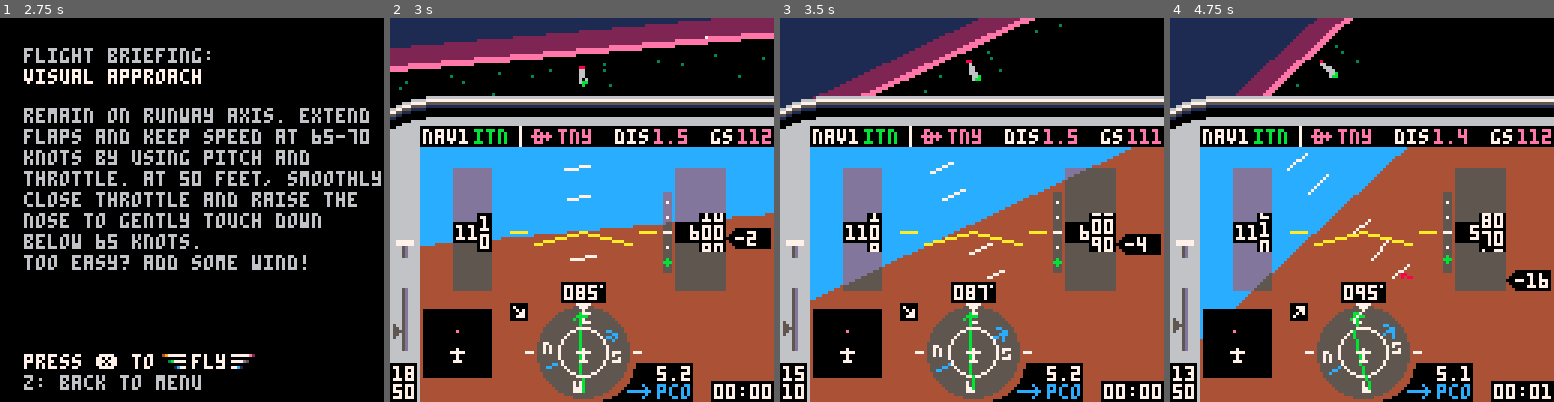
Above: before the commit, frames 1-4 (left to right).
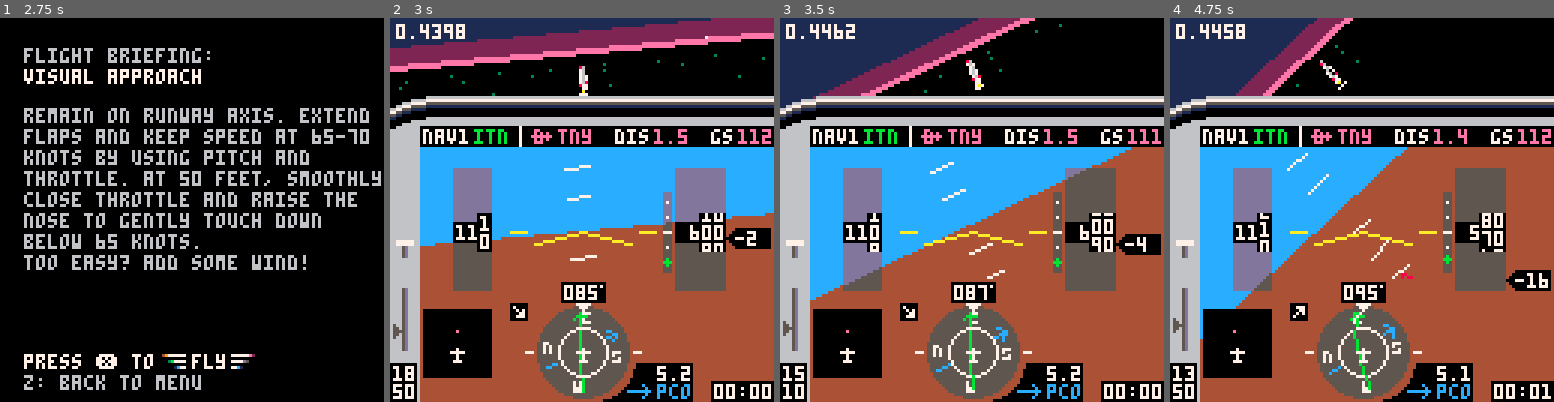
Above: after the commit, the same moments.

Repository: freds72/tiny_sim
Game: PICO-8 cartridge carts/tinysim.p8
Same seed, same stepped clock (60 frames per second), same inputs: the game is played once before the commit and once after it.
Inputs:
- Up to frame 1 (2.75 s): tap O (Z key) at 0.33, 0.7, 1.43, 2.22 s; tap X (X key) at 1.07, 2.07, 2.4, 2.73 s; hold Left 1.97-2.37 s; hold Down from 2.42 s (still down)
- Up to frame 2 (3 s): release Down at 2.82 s; hold Right from 2.87 s (still down)
- Up to frame 3 (3.5 s): keep holding Right; tap X (X key) at 3.07, 3.4 s; tap O (Z key) at 3.1 s
- Up to frame 4 (4.75 s): release Right at 3.53 s; hold Up 3.58-4.08 s; tap X (X key) every 0.33 s from 3.73 to 4.73 s; tap O (Z key) at 3.98 s; hold Right 4.13-4.53 s; hold Down from 4.58 s (still down)

Frame 1 is identical in both runs. In frame 2, 0.5% of the frame differs, in the area x 1-52%, y 1-21%; in frame 3, 0.4%; in frame 4, 0.5%.

Commit message:
infinite light engine (tm!) integrated

Diff:
--- a/carts/tinysim.p8
+++ b/carts/tinysim.p8
@@ -69,12 +69,47 @@
 		 {15,0,0}, --points
 			{15,0,-1500},
 			{-15,0,0},
-			{-15,0,-1500}},
+			{-15,0,-1500},
+			{20,0,-1500},
+			{-20,0,-1500},
+			{15,0,-1550},
+			{-15,0,-1550},
+			{0,0,-1500},
+			{0,0,-1600},
+			{-2,0,-1600},
+			{-2,0,-1800},
+			{2,0,-1600},
+			{2,0,-1800},
+			-- central line
+			{0,0,0},
+			{0,0,-1500},
+			-- landing lights
+			{-5,0,-1550},
+			{5,0,-1550},
+			{-8,0,-1600},
+			{8,0,-1600},
+			{-10,0,-1700},
+			{10,0,-1700},
+			{-20,0,-1800},
+			{20,0,-1800},
+			},
 		e={
-			{1,2}, --lines + color + light definition
-			{3,4},
-			{1,3,8,10,30},
-			{2,4,11,30}
+			{1,2,1}, --lines + color + number of lights
+			{3,4,1},
+			{1,2,7,128},
+			{3,4,7,128},
+			{1,3,8,10},
+			{5,6,11,20},
+		 {2,7,8,5},
+		 {4,8,8,5},
+		 {9,10,10,10},
+		 {11,12,10,10},
+		 {13,14,10,10},
+		 {15,16,6,128},
+		 {17,18,7,8},
+		 {19,20,7,8},
+		 {21,22,7,10},
+		 {23,24,7,10},
 		}
 	}
 }
@@ -854,7 +889,7 @@
   	spr(50,-4,29)
 			sspr(15,24,1,8,12,26,116,8)
 
-   -- print(lat.."/"..lon,2,2,7)
+   print(stat(1),2,2,7)
   end
 end
 
@@ -1057,7 +1092,8 @@
 function draw_model(model,m,x,y,z,w)
   -- edges
 	local p={}
-	for _,e in pairs(model.e) do
+	for i=1,#model.e do
+		local e=model.e[i]
 		-- edges indices
 		local ak,bk,c=e[1],e[2],e[3] or model.c
 		-- edge positions
@@ -1089,21 +1125,32 @@
 		local az,bz=a[3],b[3]
 		if(az<bz) a,b,az,bz=b,a,bz,az
 		local den=zdir*(bz-az)
+		local t,viz=1,false
 		if az>znear and bz<znear then
-			local t=zdir*(znear-az)/den
+			t=zdir*(znear-az)/den
 			if t>=0 and t<=1 then
 				-- intersect pos
 				local s=make_v(a,b)
 				v_scale(s,t)
 				v_add(s,a)
-				local x0,y0,z0,w0=cam:project2d(a)
-				local x1,y1,z1,w1=cam:project2d(s)
-				lightline(x0,y0,x1,y1,c,t,w0,w1,10)
+				-- in-place
+				b=s
 			end
+			viz=true
 		elseif bz>znear then
-			local x0,y0,z0,w0=cam:project2d(a)
-			local x1,y1,z1,w1=cam:project2d(b)
-			lightline(x0,y0,x1,y1,c,1,w0,w1,10)
+	 	viz=true
+	 end
+
+		-- draw line
+		if viz==true then
+ 		local x0,y0,z0,w0=cam:project2d(a)
+ 		local x1,y1,z1,w1=cam:project2d(b)
+ 		-- is it a light line?
+ 		if e[4] then
+ 			lightline(x0,y0,x1,y1,c,t,w0,w1,e[4])
+ 		else
+ 			line(x0,y0,x1,y1,c)
+ 		end
 		end
 	end
 end
@@ -1207,10 +1254,10 @@
  		  return x0+x*w,y0-y*w,z,w
 		end,
 		-- project cam-space points into 2d
-		project2d=function(self,v)
-        -- view to screen
-      local w=focal/v[3]
-      return x0+v[1]*w,y0-v[2]*w,v[3],w
+  project2d=function(self,v)
+  	-- view to screen
+  	local w=focal/v[3]
+  	return x0+v[1]*w,y0-v[2]*w,v[3],w
 		end
 	}
 	return c
@@ -1279,16 +1326,64 @@
 end
 
 -- draw a light line
+-- note: u0 is assumed to be zero
 function lightline(x0,y0,x1,y1,c,u1,w0,w1,n)
- n=flr(u1*n)
- u1*=w1
-	local t,dt=0,1/n
-	color(c)
-	for i=0,n-1 do
-		local u=t*u1/lerp(w0,w1,t)
-		pset(lerp(x0,x1,u),lerp(y0,y1,u))
-		t+=dt
-	end
+ local w,h=abs(x1-x0),abs(y1-y0)
+
+ -- adjust remaining number of points
+ n=flr(n*u1)
+ if(n<1) return
+
+ local u0,t,prevu=0,0,-1
+
+ color(c)
+ if h>w then
+  -- too small?
+  if 1.8*h<n then
+   line(x0,y0,x1,y1)
+   return
+  end
+
+  -- order points on y
+  if(y0>y1) x0,y0,x1,y1,u0,u1,w0,w1=x1,y1,x0,y0,u1,u0,w1,w0
+  w=x1-x0
+
+  -- y-major
+  if(y0<0) x0,y0,t=x0-y0*w/h,0,-y0/h
+
+  u0*=n*w0
+  u1*=n*w1
+  for y=y0,min(y1,127) do
+   -- perspective correction
+   local u=flr(lerp(u0,u1,t)/lerp(w0,w1,t))
+   if(prevu!=u) pset(x0,y)
+   x0+=w/h
+   t+=1/h
+   prevu=u
+  end
+
+  else
+   if 1.8*w<n then
+    line(x0,y0,x1,y1)
+    return
+   end
+
+   -- x-major
+   if(x0>x1) x0,y0,x1,y1,u0,u1,w0,w1=x1,y1,x0,y0,u1,u0,w1,w0
+   h=y1-y0
+
+   if(x0<0) x0,y0,t=0,y0-x0*h/w,-x0/w
+
+	  u0*=n*w0
+	  u1*=n*w1
+   for x=x0,min(x1,127) do
+    local u=flr(lerp(u0,u1,t)/lerp(w0,w1,t))
+    if(prevu!=u) pset(x,y0)
+    y0+=h/w
+    t+=1/w
+    prevu=u
+   end
+  end
 end
 -->8
 -- trifill
